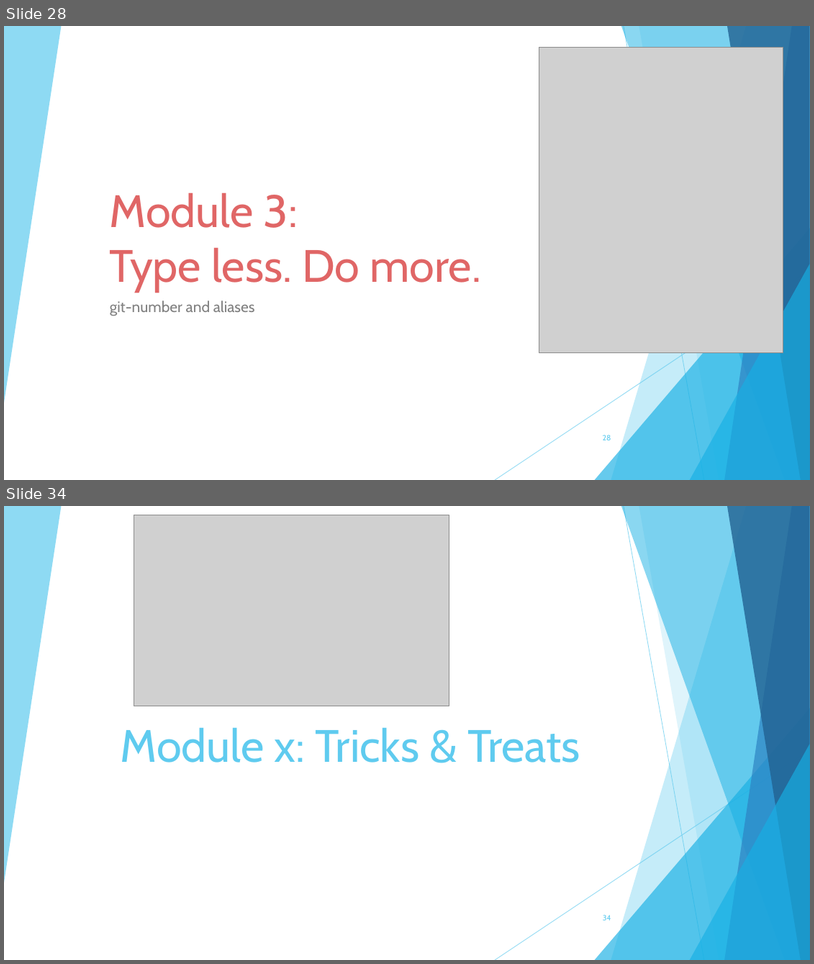
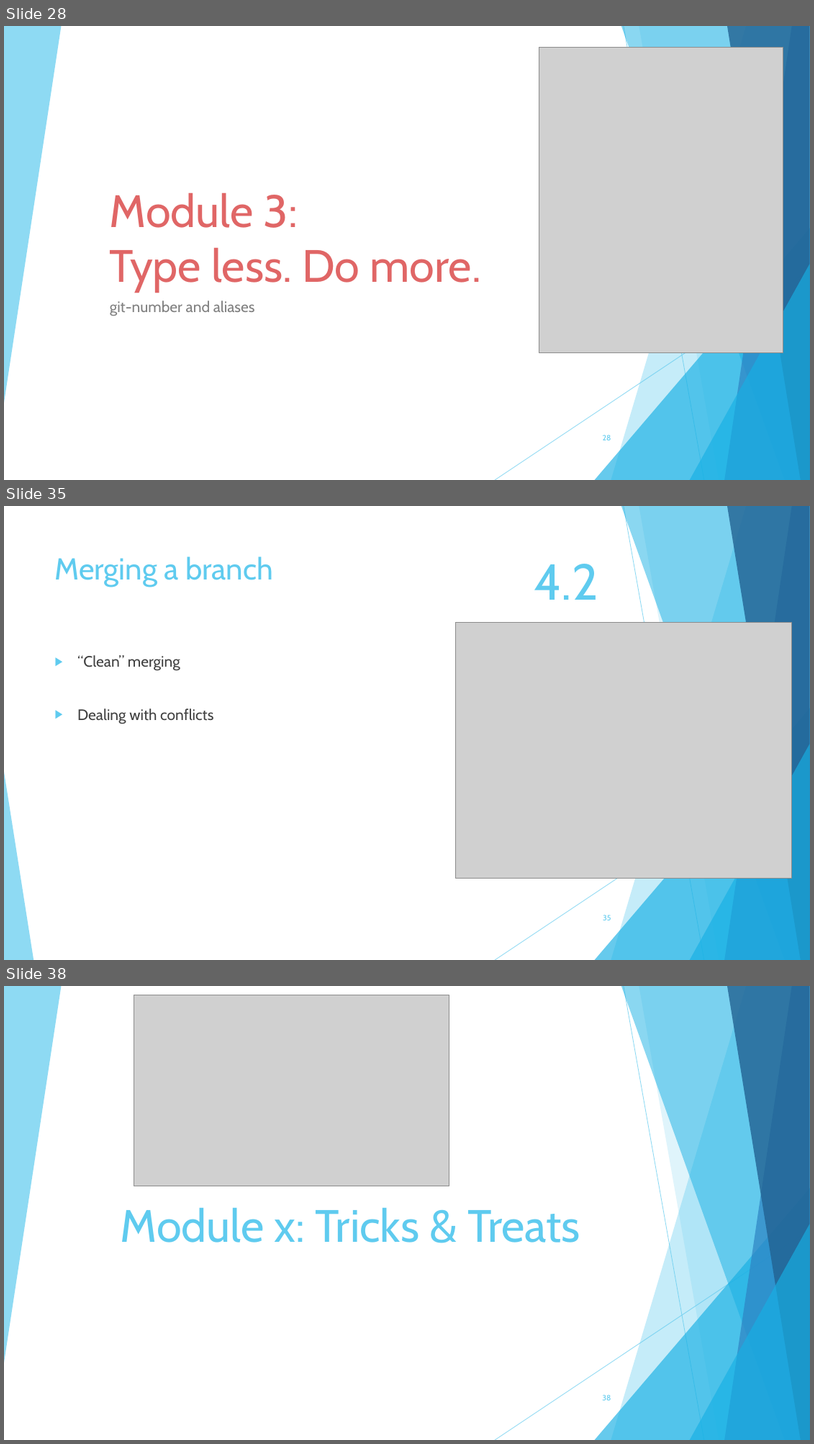
Before and after one commit to TechplexEngineer/GitCheatSheet, a slide deck: ppt/Getting started with GIT.pptx. Shown one above the other, each under a label of ours: slides 28 and 34 before the commit, slides 28, 35 and 38 after it; the slides between them are not shown. The pictures are 814x964 and 814x1444 pixels, drawn with LibreOffice and Linux fonts; fonts in the diff are those of the drawing; grey boxes stand for pictures. Boxes give left, top, right and bottom in pixels: in the first picture for what was removed or moved away, otherwise in the second. Text is boxed around its words. In the diff, an @@ line names an element or a change of style, - is before the commit and + after.

```diff
--- a/ppt/Getting started with GIT.pptx
+++ b/ppt/Getting started with GIT.pptx
@@ slide 35 added at [4, 506, 810, 960], background #FFFFFF; not listed: 9 template elements that a slide beside it also shows @@
@@ title added at [55, 556, 273, 587], 36 pt, text #5FCBEF @@
+Merging a branch
@@ text added at [535, 564, 599, 600], 60 pt, text #5FCBEF @@
+4.2
@@ picture added at [456, 622, 792, 878] @@
@@ text added at [77, 655, 214, 724], 18 pt, text #404040 @@
+▶ “Clean” merging
+▶ Dealing with conflicts
@@ triangle added at [4, 772, 34, 960], fill #5FCBEF at 70% opacity @@
@@ page number added at [603, 914, 611, 920], 9 pt, text #5FCBEF @@
+35
@@ what was slide 34 is now slide 38 @@
@@ page number at [602, 1394, 611, 1400]: text changed @@
-34
+38
```
Also in this commit, not shown: 21 slides changed, 3 other slides added, 3 other files.
